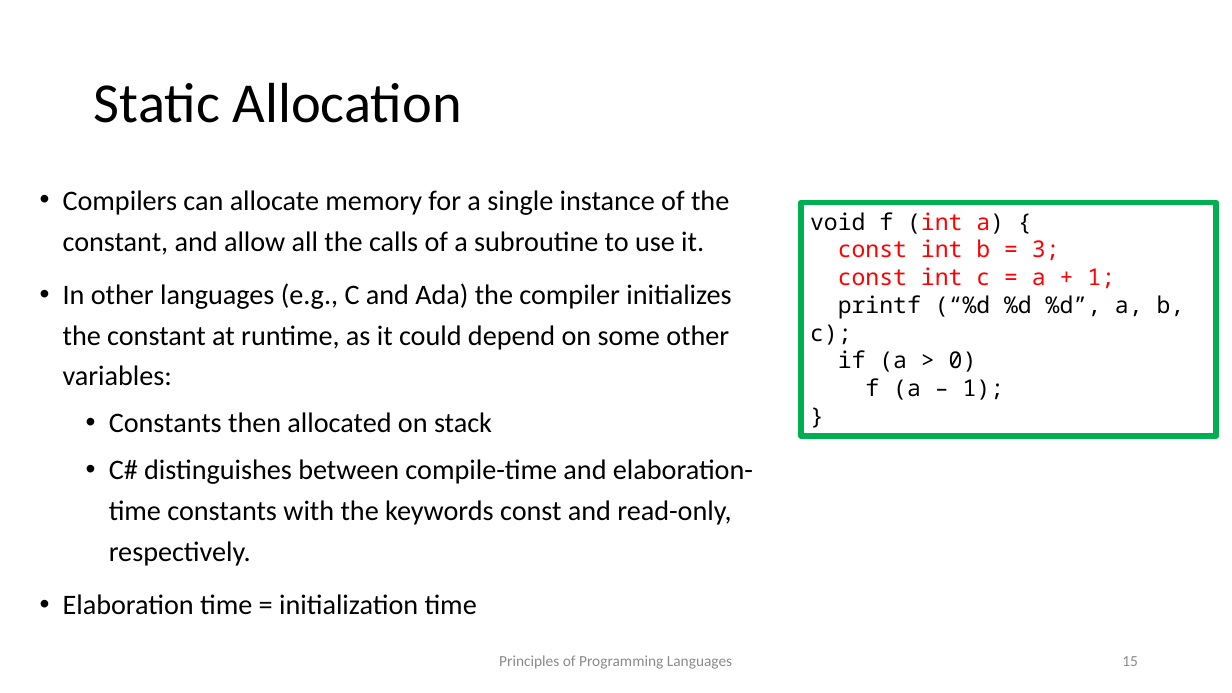
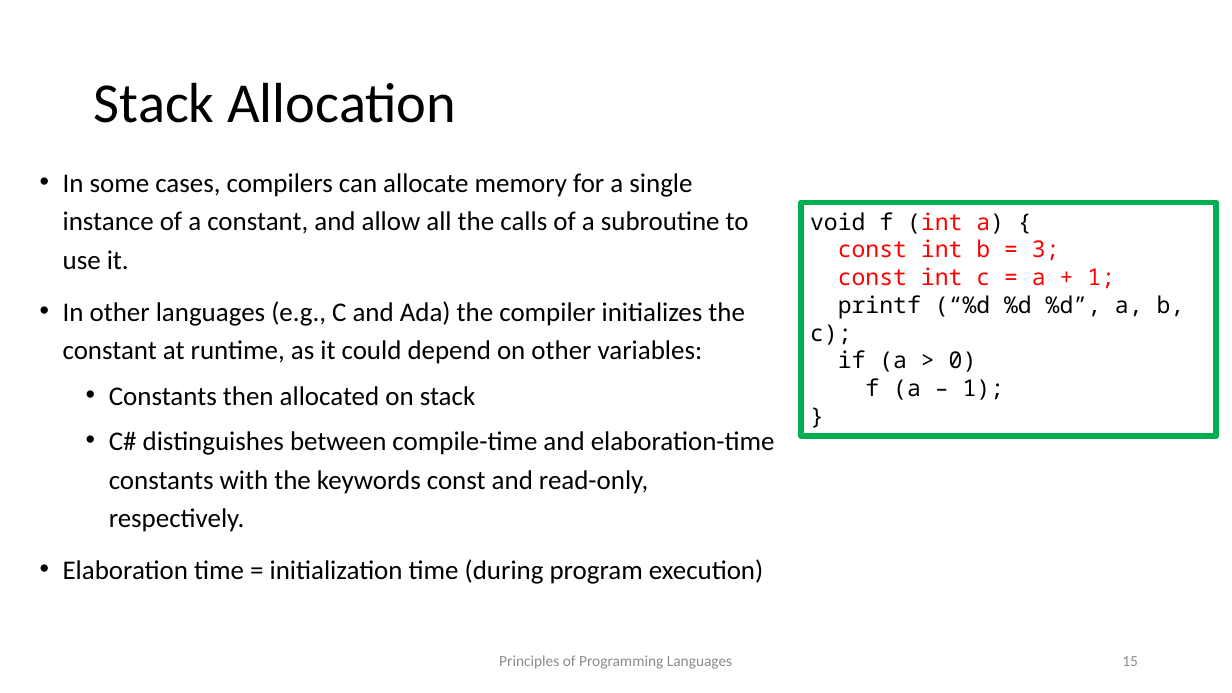
Before and after one commit to kongm/pl-design, a slide deck: slide 15 of C5-Environment.pptx. Drawn at 1232x693 pixels with LibreOffice and Linux fonts; fonts in the diff are those of the drawing. Boxes give left, top, right and bottom in pixels: in the first picture for what was removed or moved away, otherwise in the second. Text is boxed around its words. In the diff, an @@ line names an element or a change of style, - is before the commit and + after.

```diff
--- a/C5-Environment.pptx
+++ b/C5-Environment.pptx
@@ title at bbox=[94, 82, 456, 123]: text changed @@
-Static Allocation
+Stack Allocation
@@ text "In some cases, compilers can ...": place and size @@
-text "In some cases, compilers can ..." at bbox=[63, 190, 753, 615]
+text "In some cases, compilers can ..." at bbox=[63, 173, 775, 584]
@@ text at bbox=[63, 173, 749, 364]: text changed; size 22 to 21 pt @@
-• Compilers can allocate memory for a single instance of the constant, and allow all the calls of a subroutine to use it.
-• In other languages (e.g., C and Ada) the compiler initializes the constant at runtime, as it could depend on some other variables:
+• In some cases, compilers can allocate memory for a single instance of a constant, and allow all the calls of a subroutine to use it.
+• In other languages (e.g., C and Ada) the compiler initializes the constant at runtime, as it could depend on other variables:
@@ text at bbox=[109, 386, 775, 532]: size 22 to 21 pt in "Constants then allocated on stack", "C# distinguishes between compile-time and elaboration-time c ..." @@
@@ text at bbox=[63, 559, 763, 584]: text changed; size 22 to 21 pt @@
-• Elaboration time = initialization time
+• Elaboration time = initialization time (during program execution)
```
Also in this commit, not shown: 23 other slides changed, 4 slides added, 2 slides removed, 1 other file.
